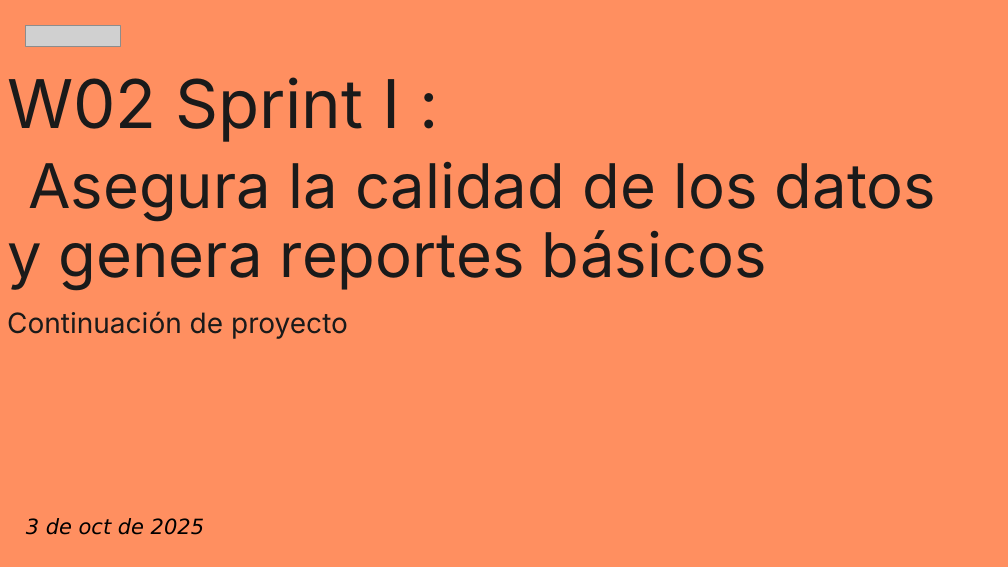
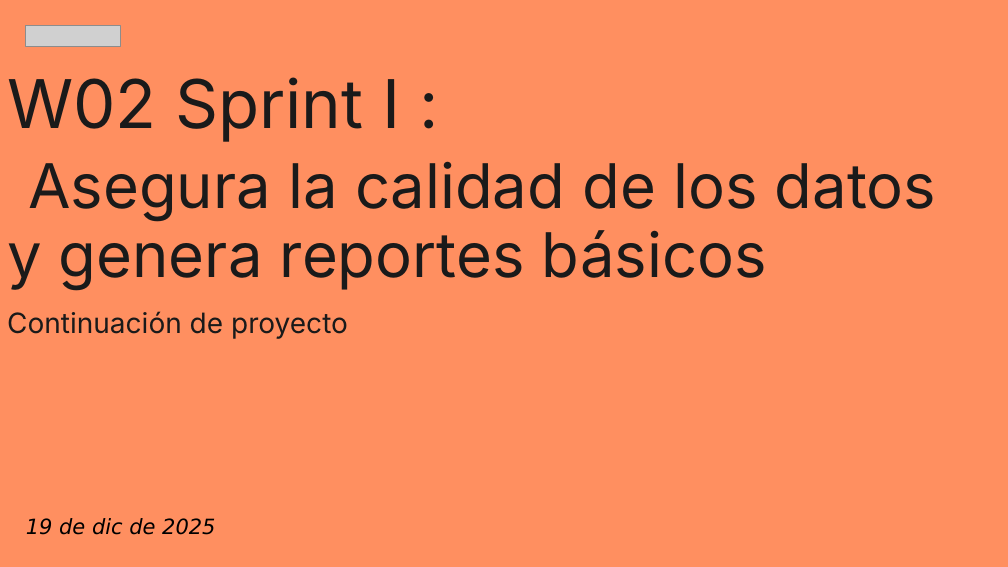
Before and after one commit to zyntonyson/bootcamp_ds_da, a slide deck: slide 1 of 01-da-v8-calidad-datos/02-da-s1-calidad-datos.pptx. Drawn at 1008x567 pixels with LibreOffice and Linux fonts; fonts in the diff are those of the drawing; grey boxes stand for pictures. Boxes give left, top, right and bottom in pixels: in the first picture for what was removed or moved away, otherwise in the second. Text is boxed around its words. In the diff, an @@ line names an element or a change of style, - is before the commit and + after.

```diff
--- a/01-da-v8-calidad-datos/02-da-s1-calidad-datos.pptx
+++ b/01-da-v8-calidad-datos/02-da-s1-calidad-datos.pptx
@@ text at <box>26,518,215,535</box>: text changed @@
-3 de oct de 2025
+19 de dic de 2025
```
Also in this commit, not shown: 2 other slides changed, 4 other files.
